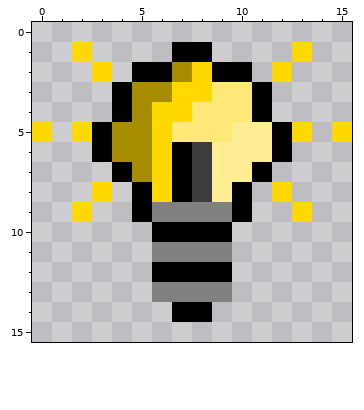
Pixel-art sprite: src/main/java/com/bergerkiller/bukkit/tc/textures/attachments/light.png. That is the earlier state.
The file is 16x16 pixels.
The result:
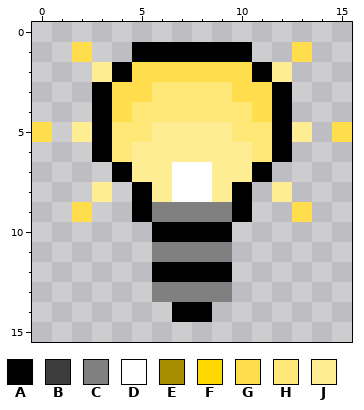
Palette (. is transparent): A #000000  B #3d3d3d  C #808080  D #ffffff  E #a88c00  F #ffd800  G #ffdd4c  H #ffe877  J #ffed93
From old to new:
The edit adds colour A in row 1 at x 5 to 6 and 9 to 10; in row 2 at x 4 and 11; in rows 3 to 4 at x 3 and 12.
Colour A gives way to colour D in rows 7 to 8 at x 7.
Colour B gives way to colour D in rows 7 to 8 at x 8.
Colour A gives way to colour G in row 2 at x 5 to 6 and 9 to 10; in rows 3 to 4 at x 4 and 11.
Colour E gives way to colour G in row 2 at x 7; in row 3 at x 5.
Colour F gives way to colour G in row 1 at x 2 and 13; in row 2 at x 8; in row 5 at x 0 and 15; in row 9 at x 2 and 13.
Colour H gives way to colour G in row 3 at x 10.
Colour E gives way to colour H in row 3 at x 6; in row 4 at x 5; in row 5 at x 4 to 5; in row 6 at x 4.
Colour F gives way to colour H in row 3 at x 7 to 8; in row 4 at x 6 to 7.
Colour J gives way to colour H in row 5 at x 10 to 11; in row 6 at x 11.
Colour A gives way to colour J in row 6 at x 7.
Colour B gives way to colour J in row 6 at x 8.
Colour E gives way to colour J in rows 6 to 7 at x 5.
Colour F gives way to colour J in row 2 at x 3 and 12; in row 5 at x 2, 6 and 13; in rows 6 to 7 at x 6; in row 8 at x 3, 6 and 12.
Colour H gives way to colour J in row 5 at x 7 to 9.
